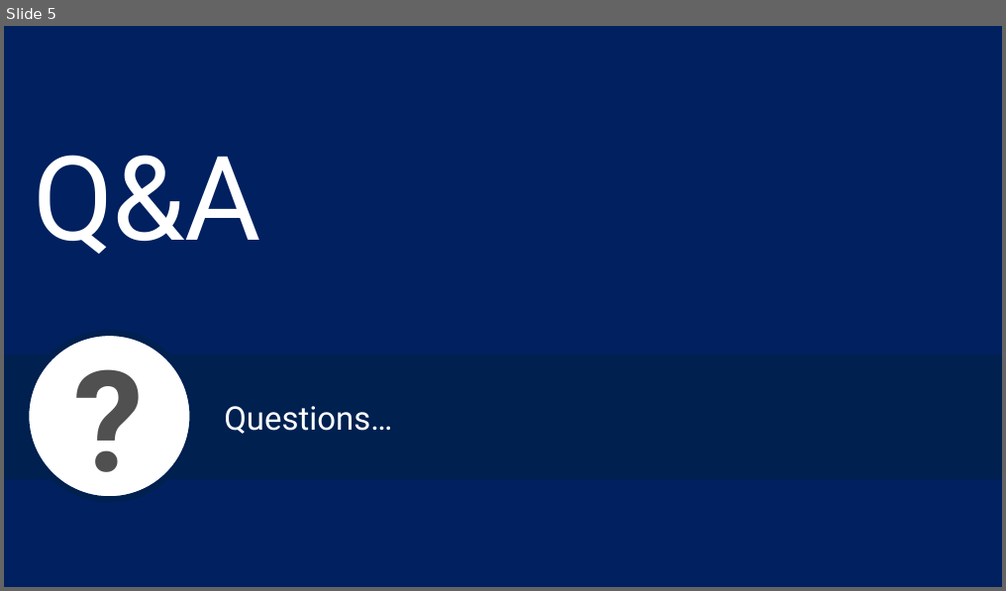
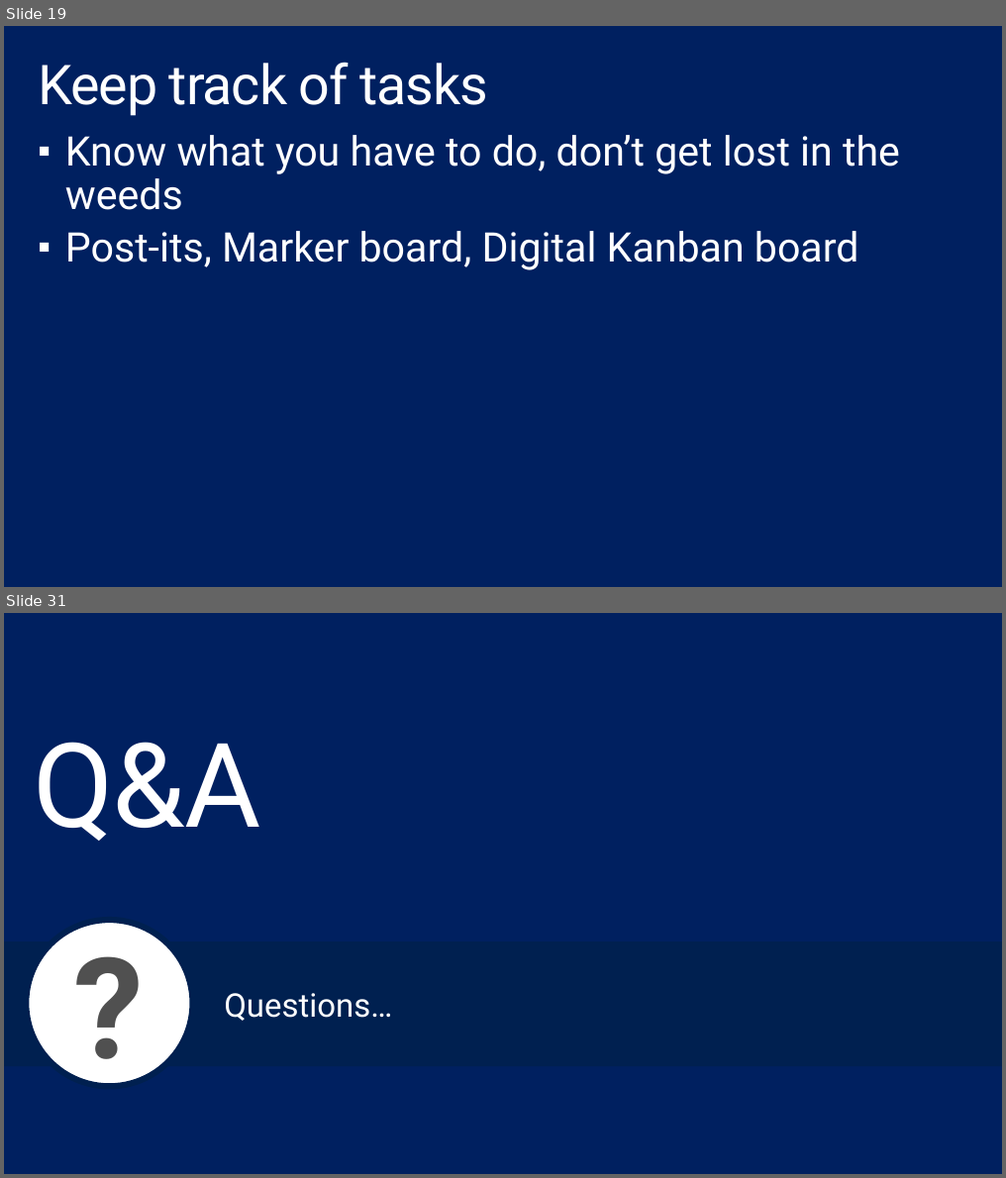
Before and after one commit to shawnweisfeld/20160906_GiveCampDevBootcamp, a slide deck: DevBootcamp.pptx. Shown one above the other, each under a label of ours: slide 5 before the commit, slides 19 and 31 after it; the slides between them are not shown. The pictures are 1006x591 and 1006x1178 pixels, drawn with LibreOffice and Linux fonts; fonts in the diff are those of the drawing; background and template pictures are left out. Boxes give left, top, right and bottom in pixels: in the first picture for what was removed or moved away, otherwise in the second. Text is boxed around its words. In the diff, an @@ line names an element or a change of style, - is before the commit and + after.

```diff
--- a/DevBootcamp.pptx
+++ b/DevBootcamp.pptx
@@ slide 19 added at (x1=4, y1=26, x2=1002, y2=587), background #002060 @@
@@ title added at (x1=38, y1=62, x2=489, y2=116), 54 pt, text #FFFFFF @@
+Keep track of tasks
@@ text added at (x1=65, y1=135, x2=900, y2=271), 40 pt, text #FFFFFF @@
+▪ Know what you have to do, don’t get lost in the weeds
+▪ Post-its, Marker board, Digital Kanban board
@@ what was slide 5 is now slide 31 @@
```
Also in this commit, not shown: 3 slides changed, 25 other slides added.
